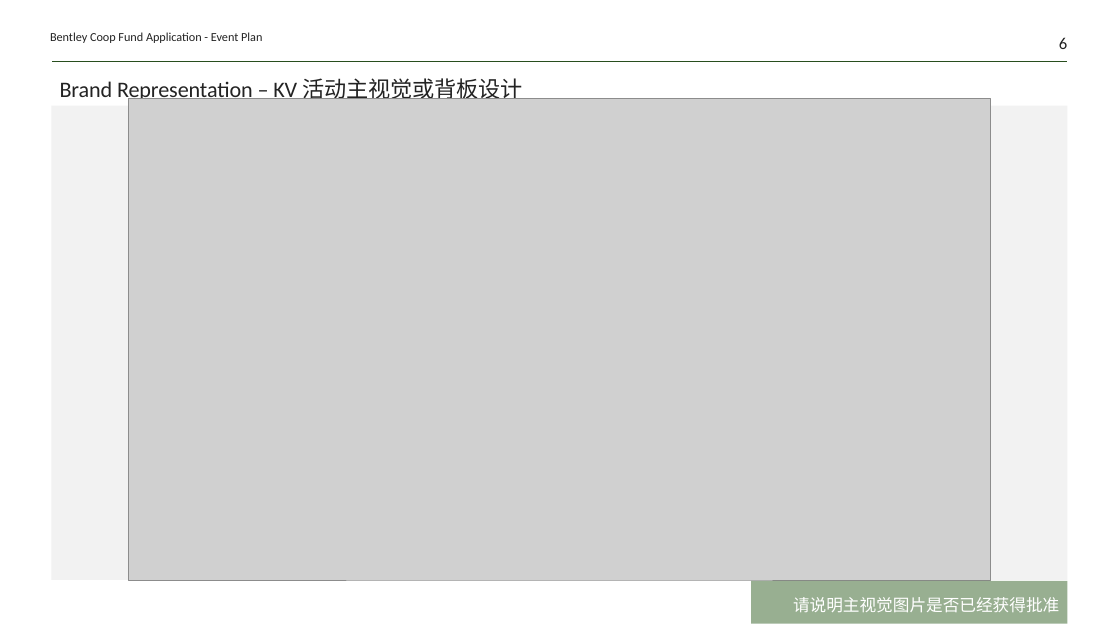
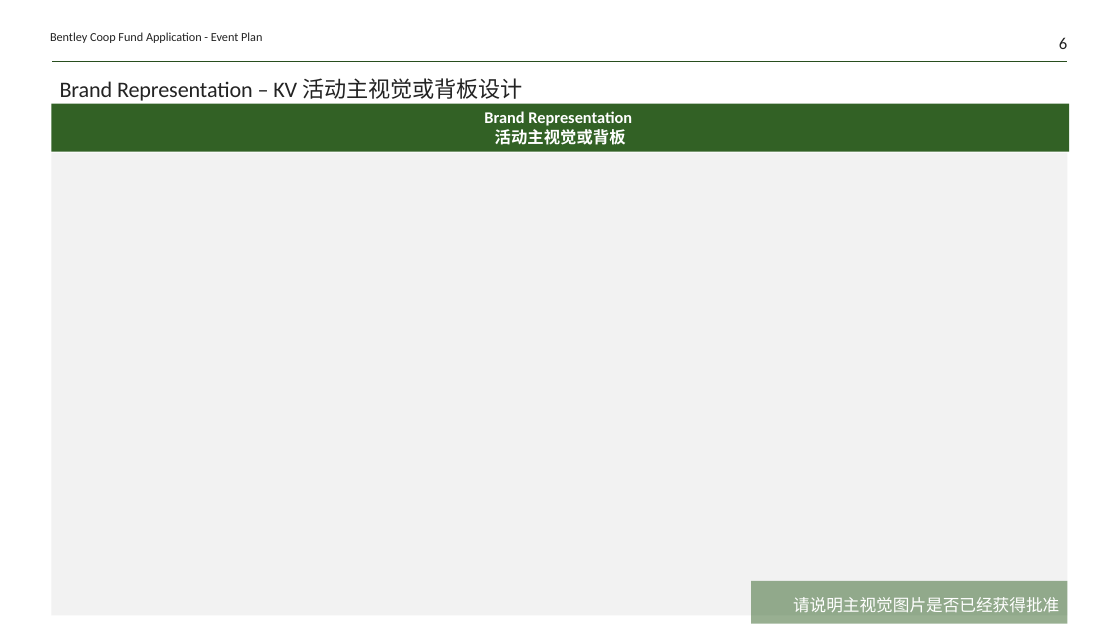
Before and after one commit to Yrtech-Tony/com.yrtech.Bentley.API.Upgrade, a slide deck: slide 6 of com.yrtech.bentleyAPI/com.yrtech.InventoryAPI/template/2022 Dealer Coop fund event plan template-under.pptx. Drawn at 1120x630 pixels with LibreOffice and Linux fonts; fonts in the diff are those of the drawing; grey boxes stand for pictures. Boxes give left, top, right and bottom in pixels: in the first picture for what was removed or moved away, otherwise in the second. Text is boxed around its words. In the diff, an @@ line names an element or a change of style, - is before the commit and + after.

```diff
--- a/com.yrtech.bentleyAPI/com.yrtech.InventoryAPI/template/2022 Dealer Coop fund event plan template-under.pptx
+++ b/com.yrtech.bentleyAPI/com.yrtech.InventoryAPI/template/2022 Dealer Coop fund event plan template-under.pptx
@@ rectangle added at (51, 103, 1070, 151), fill #326125, 14 pt, text #FFFFFF, bold @@
+Brand Representation
+活动主视觉或背板
@@ picture removed at (129, 99, 991, 581) @@
@@ rectangle: place and size @@
-rectangle at (51, 106, 1068, 581)
+rectangle at (51, 153, 1068, 616)
```
Also in this commit, not shown: 4 other slides changed, 5 other files.
